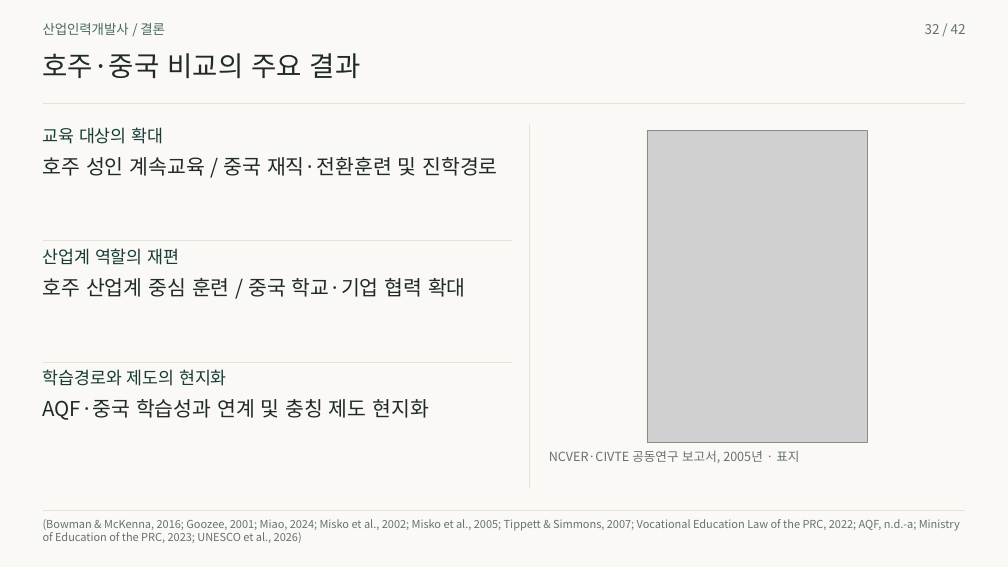
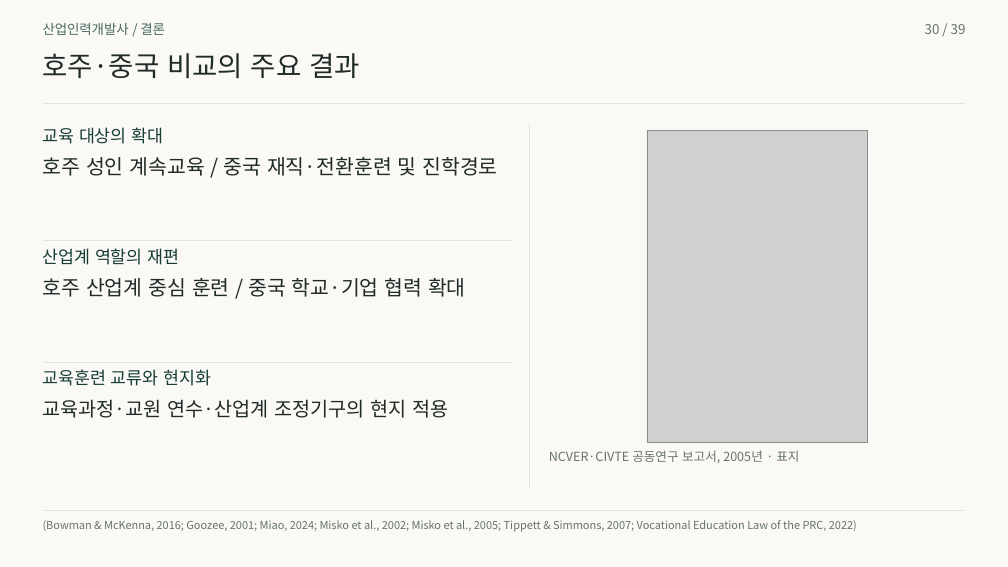
Before and after one commit to 01Chungee10/vet-history-rehearsal, a slide deck: slide 30 of au-cn-2026/presentation.pptx (slide 32 before the commit). Drawn at 1008x567 pixels with LibreOffice and Linux fonts; fonts in the diff are those of the drawing; grey boxes stand for pictures. Boxes give left, top, right and bottom in pixels: in the first picture for what was removed or moved away, otherwise in the second. Text is boxed around its words. In the diff, an @@ line names an element or a change of style, - is before the commit and + after.

```diff
--- a/au-cn-2026/presentation.pptx
+++ b/au-cn-2026/presentation.pptx
@@ text at (x1=925, y1=24, x2=966, y2=34): text changed @@
-32 / 42
+30 / 39
@@ text at (x1=43, y1=369, x2=211, y2=386): text changed @@
-학습경로와 제도의 현지화
+교육훈련 교류와 현지화
@@ text at (x1=43, y1=399, x2=448, y2=418): text changed; size 19.5 to 18.8 pt @@
-AQF·중국 학습성과 연계 및 충칭 제도 현지화
+교육과정·교원 연수·산업계 조정기구의 현지 적용
@@ text at (x1=43, y1=520, x2=857, y2=532): text changed @@
-(Bowman & McKenna, 2016; Goozee, 2001; Miao, 2024; Misko et al., 2002; Misko et al., 2005; Tippett & Simmons, 2007; Vocational Education Law of the PRC, 2022; AQF, n.d.-a; Ministry
+(Bowman & McKenna, 2016; Goozee, 2001; Miao, 2024; Misko et al., 2002; Misko et al., 2005; Tippett & Simmons, 2007; Vocational Education Law of the PRC, 2022)
@@ text removed at (x1=43, y1=532, x2=302, y2=543) @@
-of Education of the PRC, 2023; UNESCO et al., 2026)
```
Also in this commit, not shown: 38 other slides changed, 3 slides removed, 46 other files.
